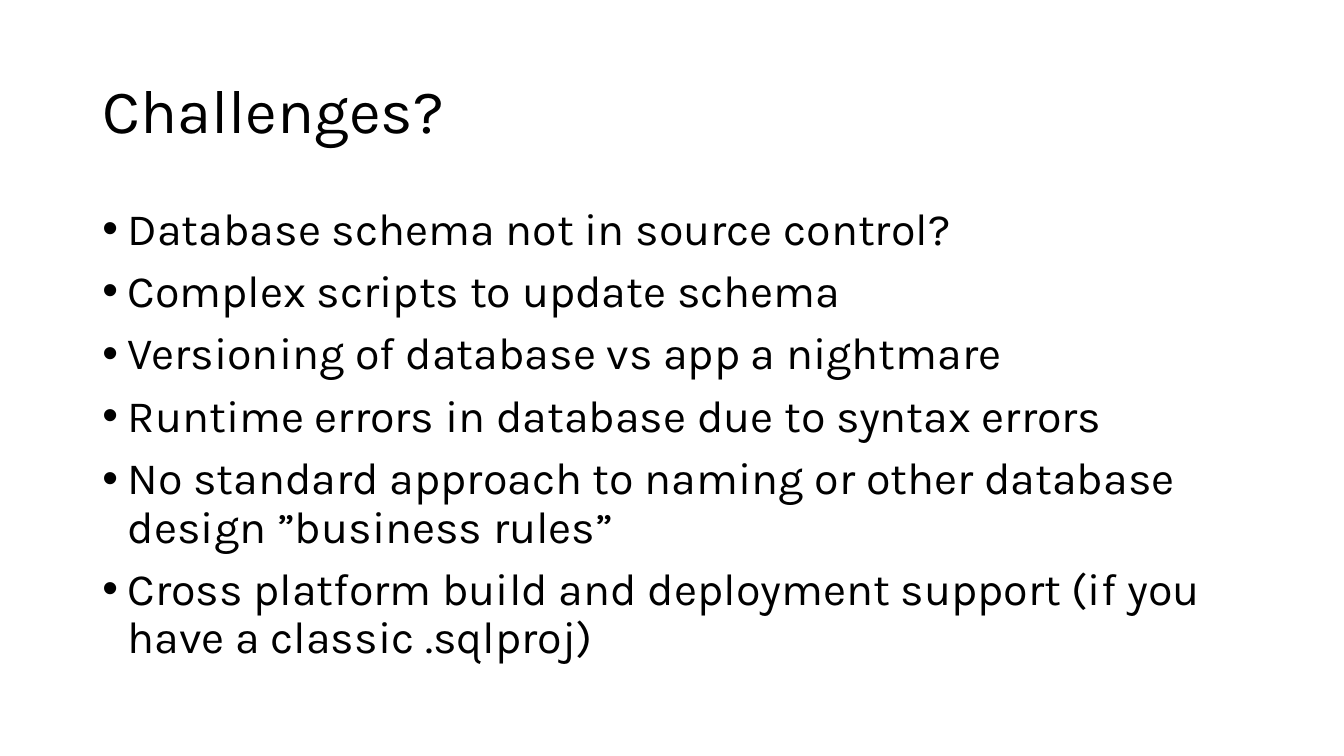
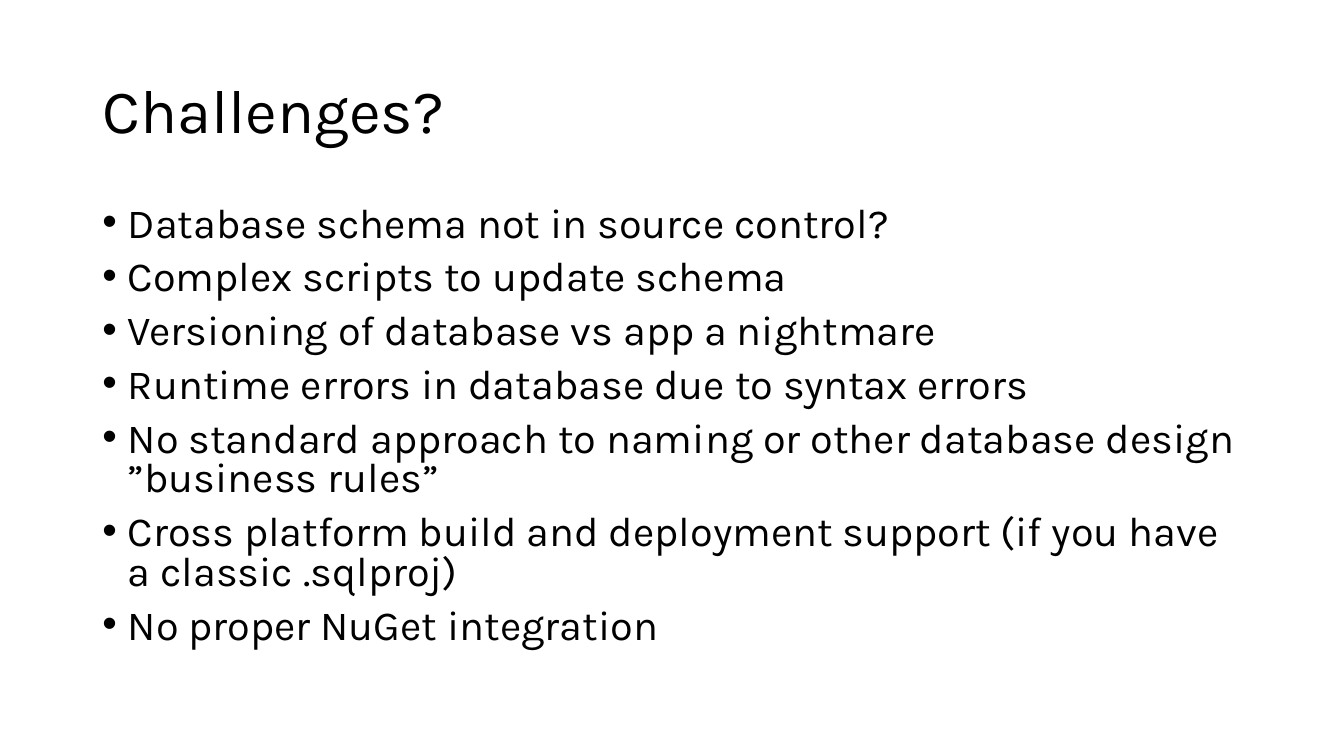
Before and after one commit to ErikEJ/TsqlAnalysis, a slide deck: slide 2 of T-SQL Code analysis.pptx. Drawn at 1344x756 pixels with LibreOffice and Linux fonts; fonts in the diff are those of the drawing. Boxes give left, top, right and bottom in pixels: in the first picture for what was removed or moved away, otherwise in the second. Text is boxed around its words. In the diff, an @@ line names an element or a change of style, - is before the commit and + after.

```diff
--- a/T-SQL Code analysis.pptx
+++ b/T-SQL Code analysis.pptx
@@ text at (128, 209, 1234, 596): size 32 to 29.6 pt; line spacing 0.9 to 0.8 @@
@@ text at (128, 611, 658, 651): paragraph added @@
+• No proper NuGet integration
```
Also in this commit, not shown: 2 other slides changed.
